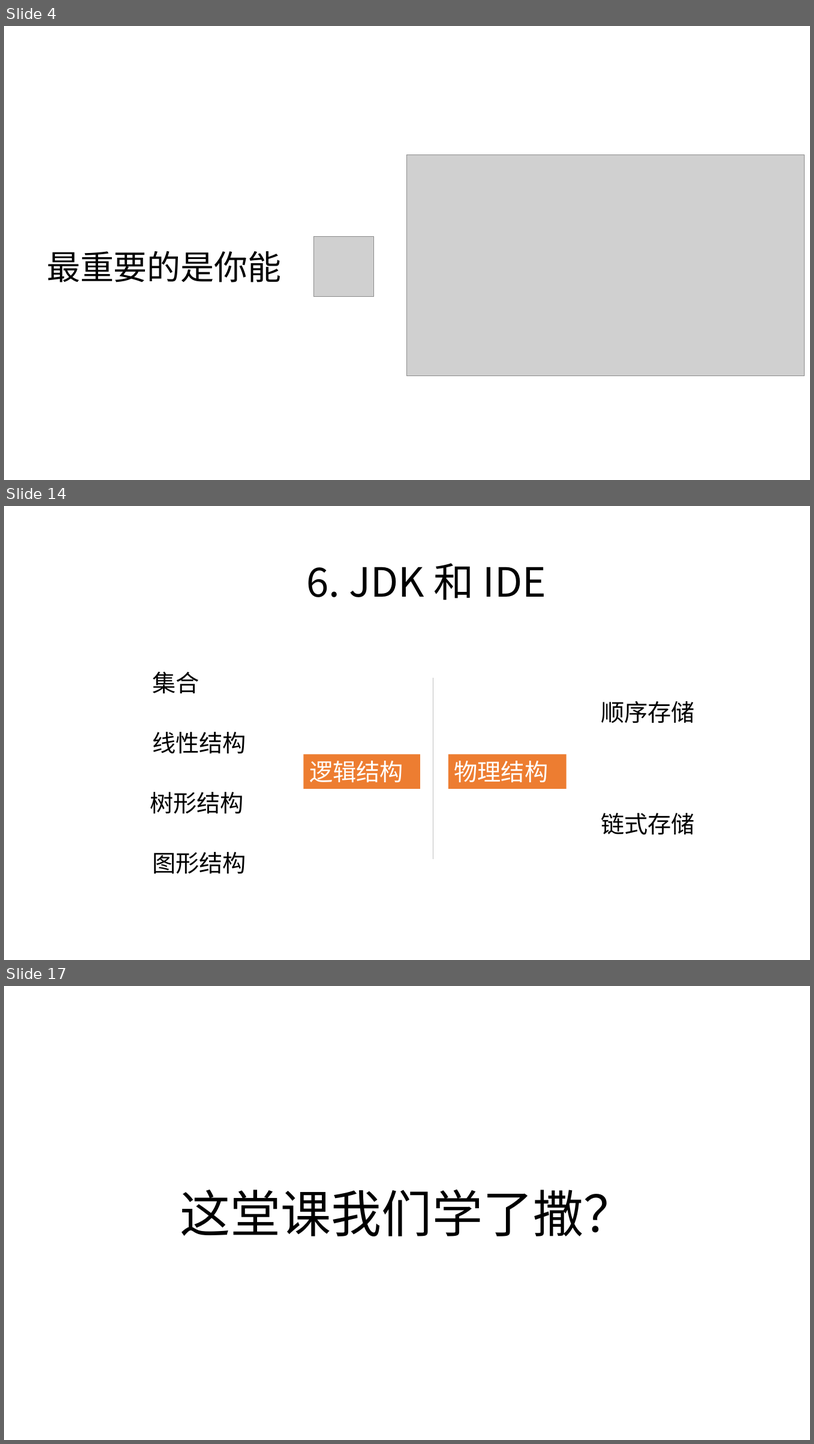
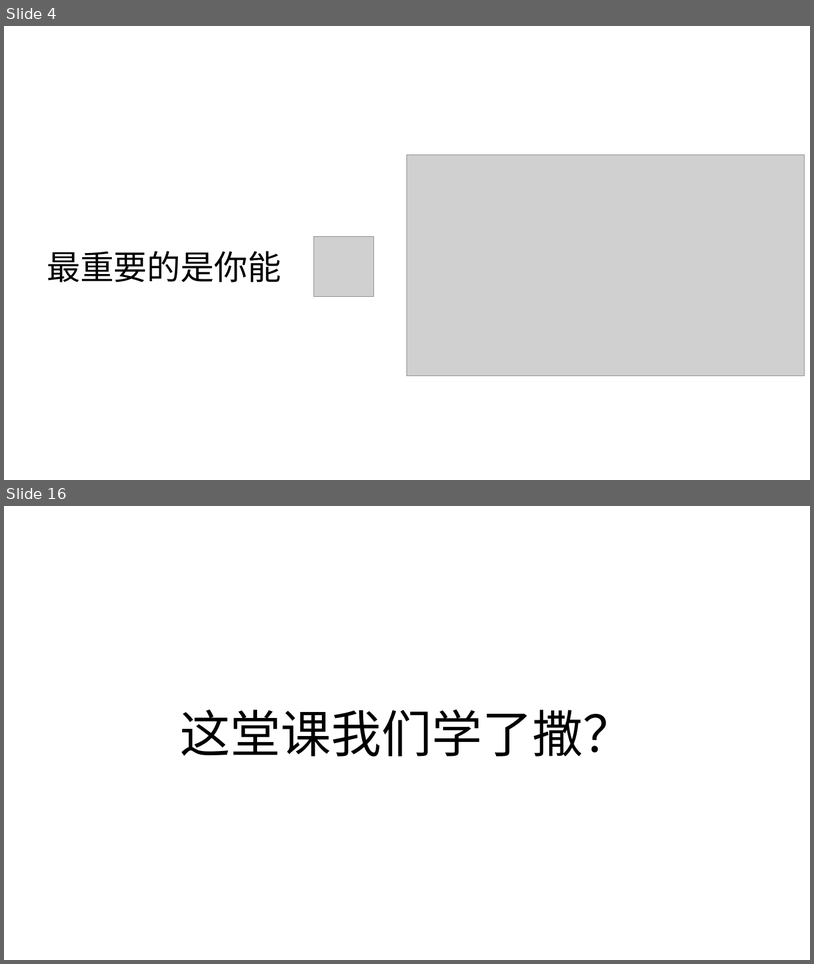
Before and after one commit to zjyesir/hmc_java_1, a slide deck: 1.1绪论.pptx. Shown one above the other, each under a label of ours: slides 4, 14 and 17 before the commit, slides 4 and 16 after it; the slides between them are not shown. The pictures are 814x1444 and 814x964 pixels, drawn with LibreOffice and Linux fonts; fonts in the diff are those of the drawing; grey boxes stand for pictures; background and template pictures are left out. Boxes give left, top, right and bottom in pixels: in the first picture for what was removed or moved away, otherwise in the second. Text is boxed around its words. In the diff, an @@ line names an element or a change of style, - is before the commit and + after.

```diff
--- a/1.1绪论.pptx
+++ b/1.1绪论.pptx
@@ slide 14 removed at box(4, 506, 810, 960), background picture (left out) @@
@@ text removed at box(306, 563, 546, 600) @@
-6. JDK 和 IDE
@@ text removed at box(152, 672, 199, 693) @@
-集合
@@ line removed from (434, 678) to (434, 859) @@
@@ text removed at box(601, 701, 695, 723) @@
-顺序存储
@@ text removed at box(152, 732, 246, 753) @@
-线性结构
@@ rectangle removed at box(303, 754, 420, 789) @@
-逻辑结构
@@ rectangle removed at box(449, 754, 567, 789) @@
-物理结构
@@ text removed at box(150, 792, 244, 813) @@
-树形结构
@@ text removed at box(601, 813, 695, 834) @@
-链式存储
@@ text removed at box(152, 852, 246, 873) @@
-图形结构
@@ what was slide 17 is now slide 16 @@
```
Also in this commit, not shown: 7 slides changed, 4 slides added, 4 other slides removed.
